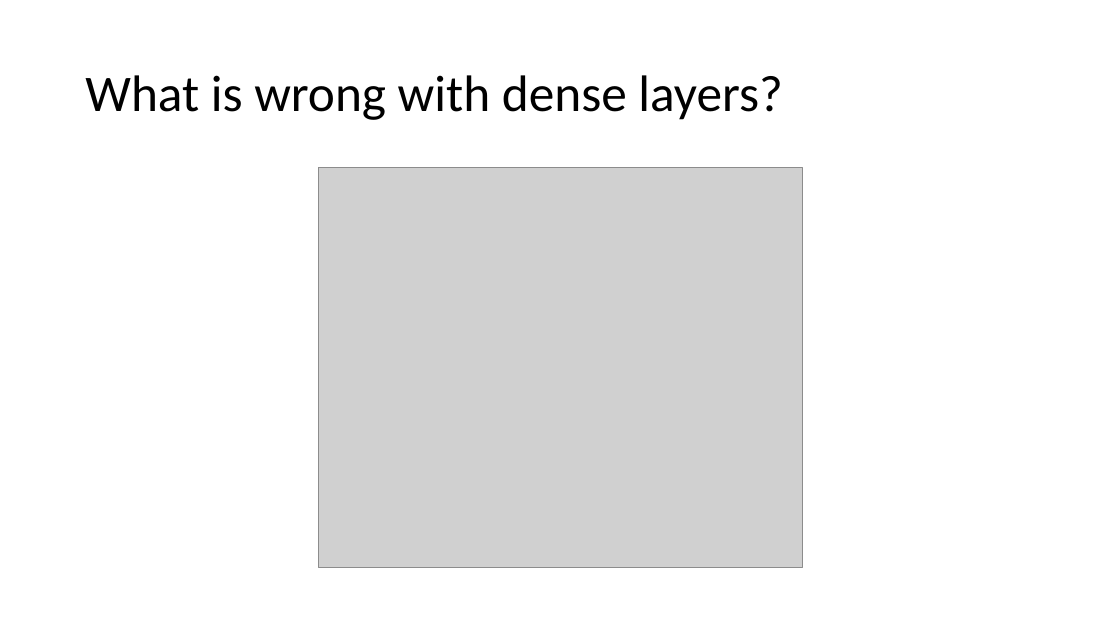
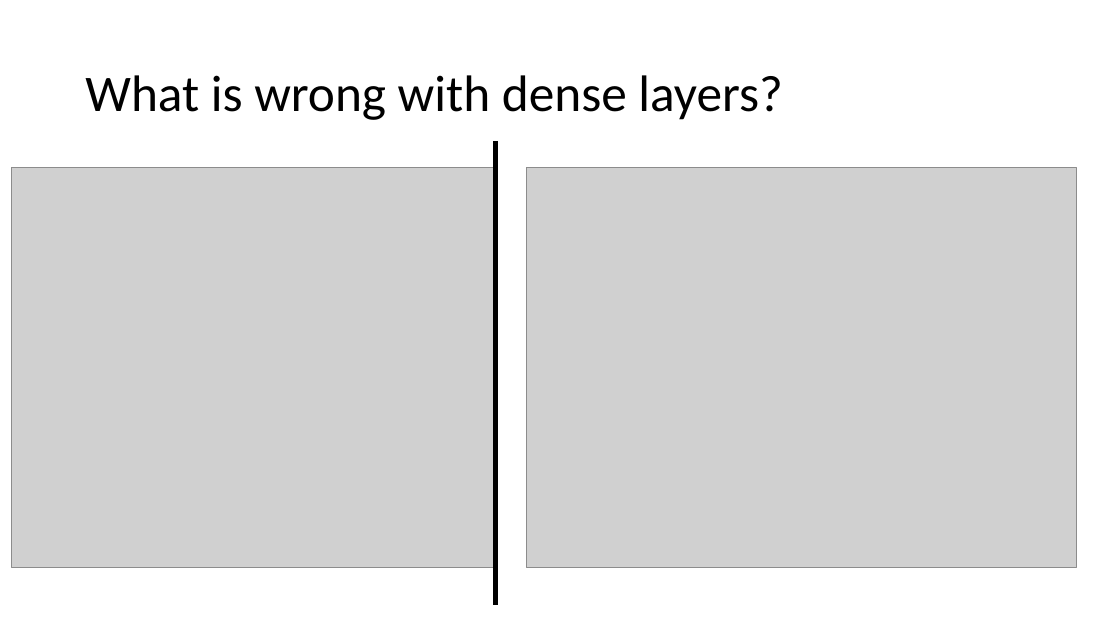
Before and after one commit to MICS-Lab/DeepLearningCourse, a slide deck: slide 9 of Slides_4.pptx. Drawn at 1120x630 pixels with LibreOffice and Linux fonts; fonts in the diff are those of the drawing; grey boxes stand for pictures. Boxes give left, top, right and bottom in pixels: in the first picture for what was removed or moved away, otherwise in the second. Text is boxed around its words. In the diff, an @@ line names an element or a change of style, - is before the commit and + after.

Commit message:
added image structure

```diff
--- a/Slides_4.pptx
+++ b/Slides_4.pptx
@@ line added from (496, 141) to (496, 605), #000000 4.5 pt @@
@@ picture: place and size @@
-picture at (318, 168, 802, 568)
+picture at (12, 168, 496, 568)
@@ picture added at (527, 168, 1076, 568) @@
```
Also in this commit, not shown: 1 slide added.
